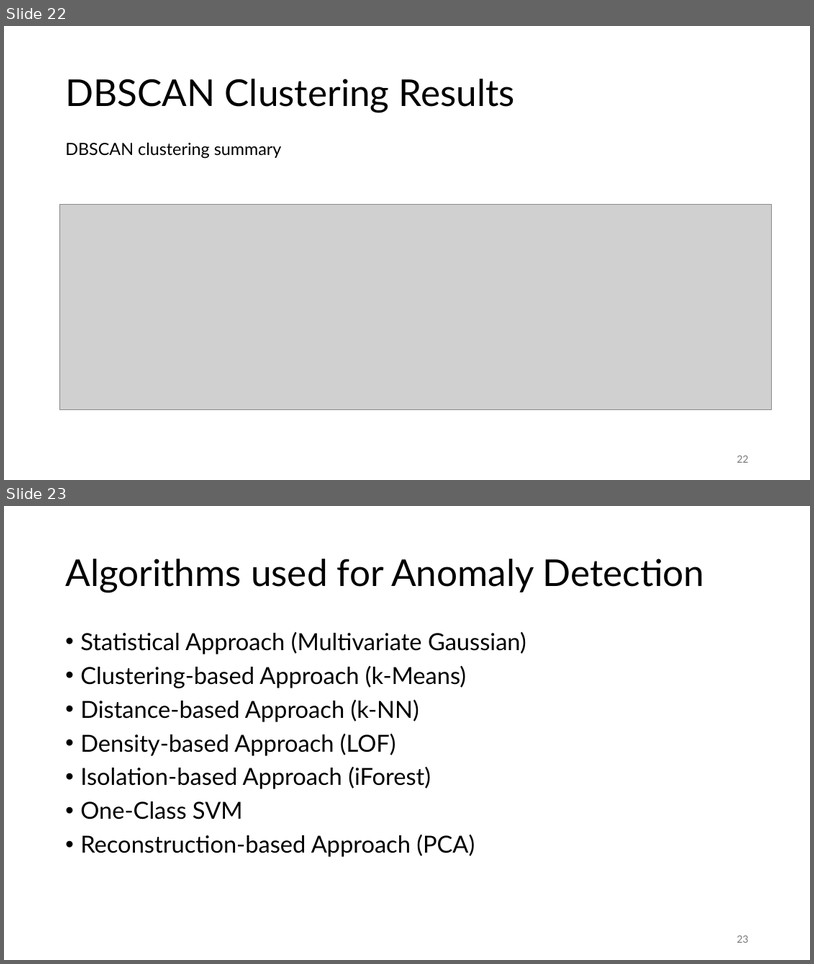
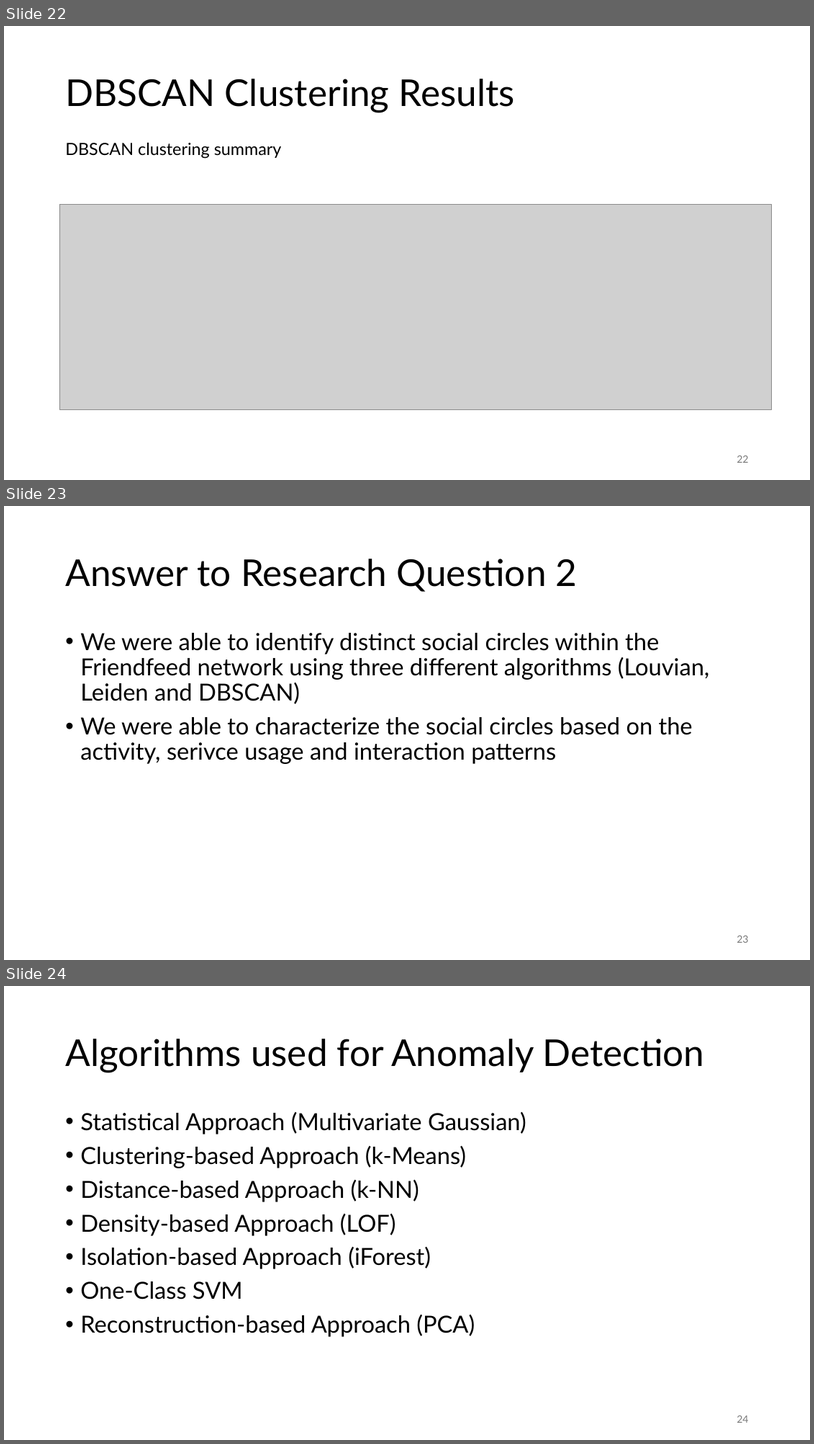
Before and after one commit to jonas-blum/data-mining-1, a slide deck: project/project-presentation-group51.pptx. Shown one above the other, each under a label of ours: slides 22 and 23 before the commit, slides 22, 23 and 24 after it. The pictures are 814x964 and 814x1444 pixels, drawn with LibreOffice and Linux fonts; fonts in the diff are those of the drawing; grey boxes stand for pictures. Boxes give left, top, right and bottom in pixels: in the first picture for what was removed or moved away, otherwise in the second. Text is boxed around its words. In the diff, an @@ line names an element or a change of style, - is before the commit and + after.

```diff
--- a/project/project-presentation-group51.pptx
+++ b/project/project-presentation-group51.pptx
@@ slide 23 added at bbox=[4, 506, 810, 960], background #FFFFFF @@
@@ title added at bbox=[65, 559, 578, 592], 44 pt, text #000000 @@
+Answer to Research Question 2
@@ text added at bbox=[80, 633, 710, 764], 28 pt, text #000000 @@
+• We were able to identify distinct social circles within the Friendfeed network using three different algorithms (Louvian, Leiden and DBSCAN)
+• We were able to characterize the social circles based on the activity, serivce usage and interaction patterns
@@ page number added at bbox=[737, 935, 748, 942], 12 pt, text #797979 @@
+23
@@ what was slide 23 is now slide 24 @@
@@ page number at bbox=[737, 1415, 748, 1422]: text changed @@
-23
+24
```
